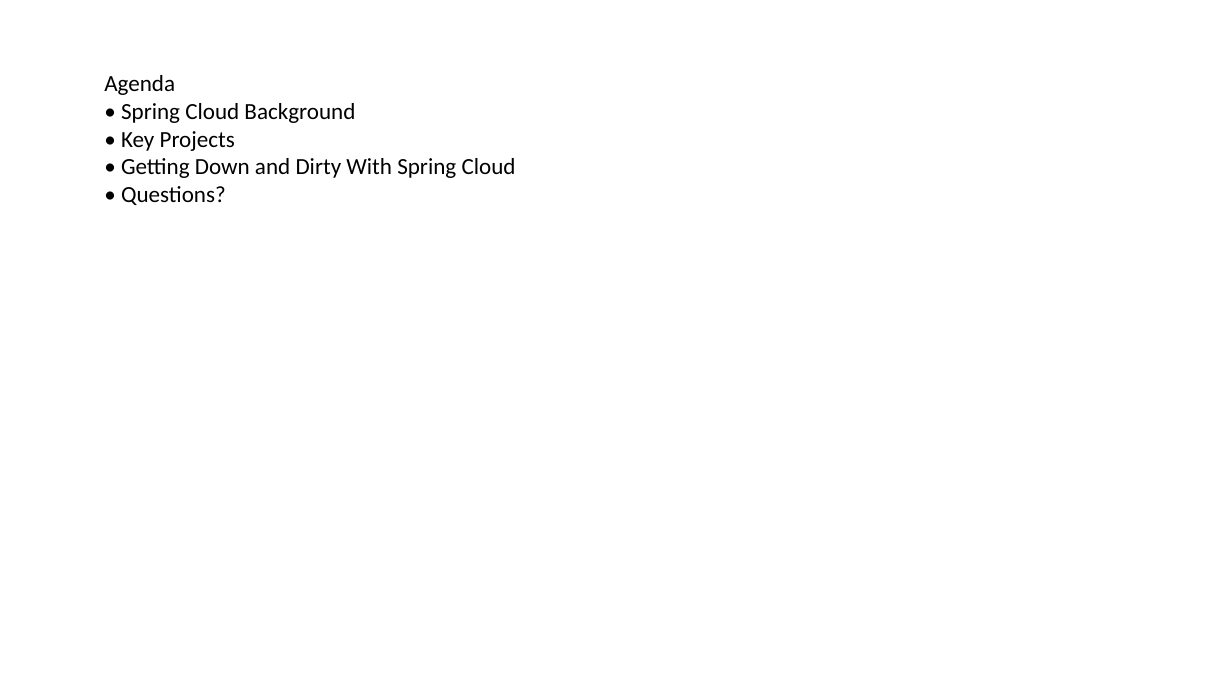
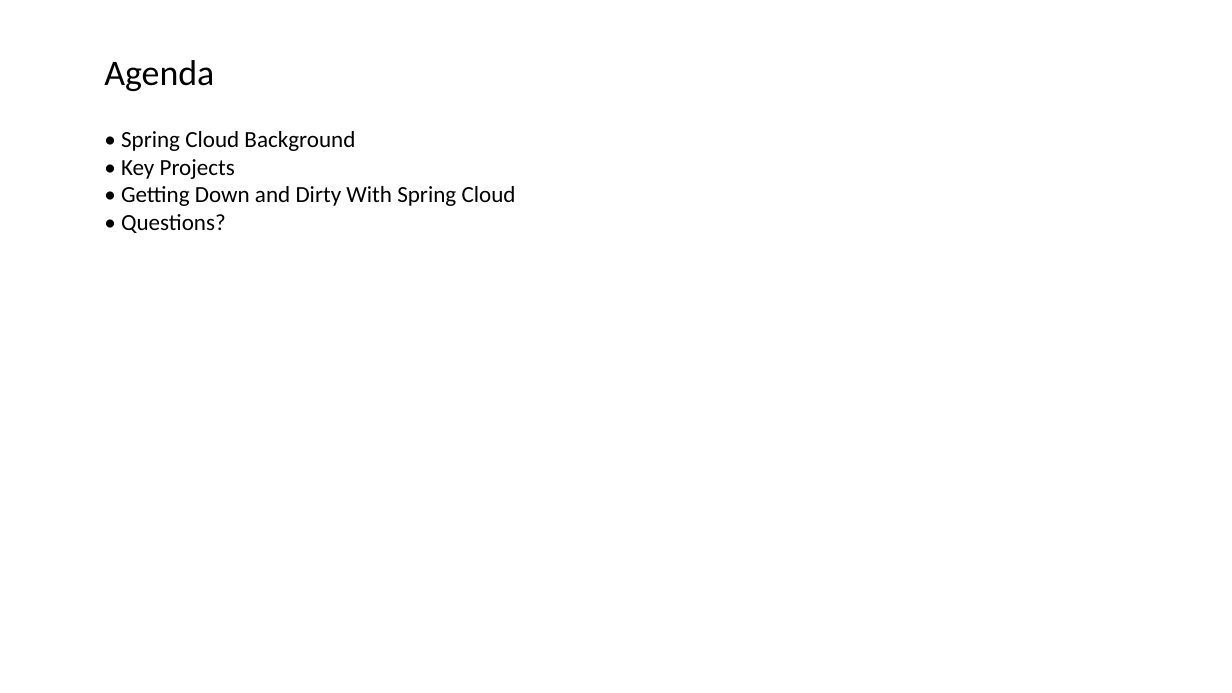
Before and after one commit to kundankumarjha/springclouddemo, a slide deck: slide 2 of SpringCloud.pptx. Drawn at 1232x693 pixels with LibreOffice and Linux fonts; fonts in the diff are those of the drawing. Boxes give left, top, right and bottom in pixels: in the first picture for what was removed or moved away, otherwise in the second. Text is boxed around its words. In the diff, an @@ line names an element or a change of style, - is before the commit and + after.

```diff
--- a/SpringCloud.pptx
+++ b/SpringCloud.pptx
@@ text at [104,75,175,95]: paragraph removed @@
-Agenda
@@ text added at [104,60,214,91], 28 pt, text #000000 @@
+Agenda
@@ text "• Spring Cloud Background": place and size @@
-text "• Spring Cloud Background" at [104,75,516,205]
+text "• Spring Cloud Background" at [121,131,516,233]
```
Also in this commit, not shown: 8 other slides changed, 3 slides added, 1 slide removed.
